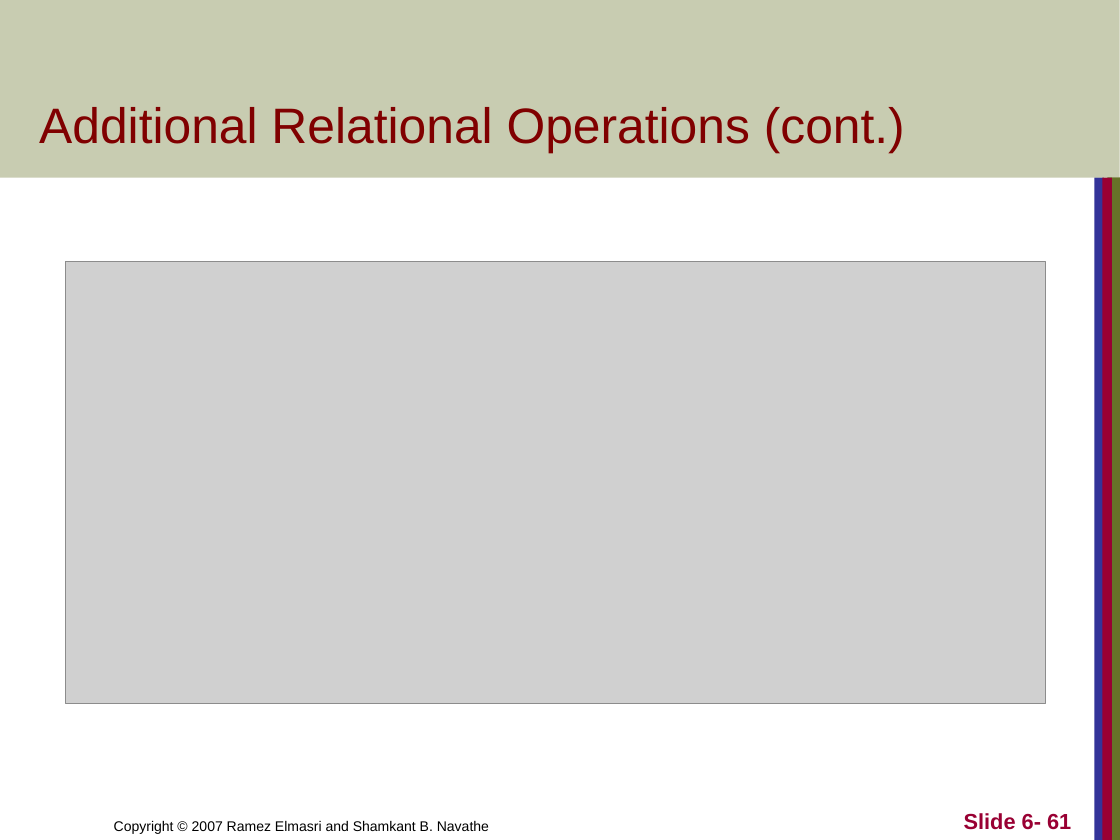
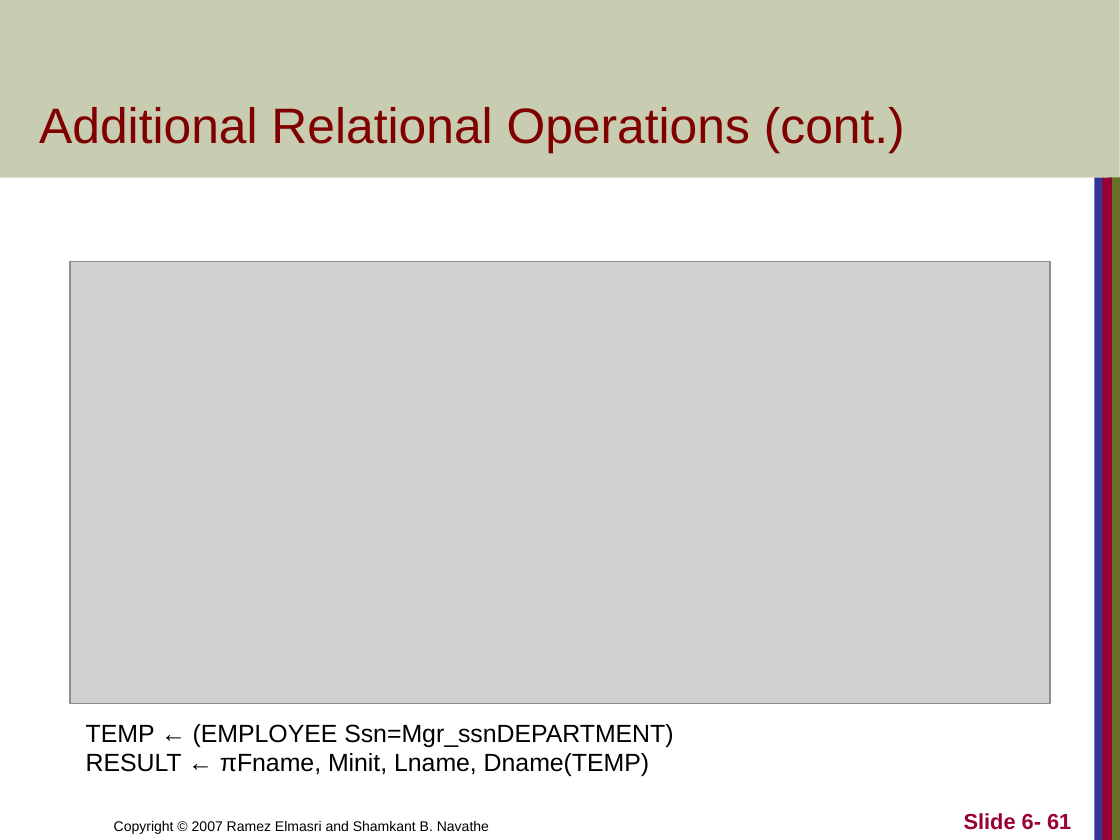
Before and after one commit to CodewothArjun/CSIT_4th_Sem, a slide deck: slide 61 of Database Management System/Unit 5 Relational Algebra and Relational Calculus.ppt. Drawn at 1120x840 pixels with LibreOffice and Linux fonts; fonts in the diff are those of the drawing; grey boxes stand for pictures. Boxes give left, top, right and bottom in pixels: in the first picture for what was removed or moved away, otherwise in the second. Text is boxed around its words. In the diff, an @@ line names an element or a change of style, - is before the commit and + after.

```diff
--- a/Database Management System/Unit 5 Relational Algebra and Relational Calculus.ppt
+++ b/Database Management System/Unit 5 Relational Algebra and Relational Calculus.ppt
@@ picture: place and size @@
-picture at [65, 261, 1045, 703]
+picture at [71, 261, 1051, 703]
@@ text added at [86, 724, 673, 776], 16 pt, text #000000 @@
+TEMP ← (EMPLOYEE Ssn=Mgr_ssnDEPARTMENT)
+RESULT ← πFname, Minit, Lname, Dname(TEMP)
```
Also in this commit, not shown: 6 other slides changed, 14 slides added, 11 slides removed, 8 other files.
